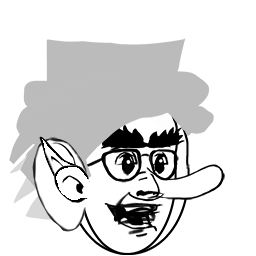
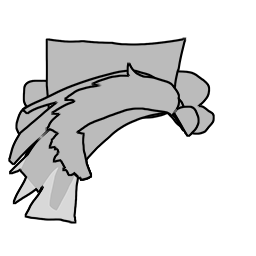
Two versions of the same layered image (256 × 256). Layer-by-layer changes:
hid "ear 1" over (53, 165, 93, 203)
hid "ear 2 elf" over (39, 136, 93, 203)
hid "ear 3 dumbo" over (32, 137, 91, 232)
painted on "hair 1" over (45, 62, 200, 181)
painted on "hair 2" over (8, 69, 188, 224)
painted on "hair 3 flat top" over (45, 37, 187, 181)
painted on "hair 4 curly" over (15, 49, 215, 185)
hid "brows 1" over (106, 135, 173, 149)
hid "brows 2 fuzzy" over (97, 121, 185, 151)
hid "brows 3 unibrow" over (100, 128, 174, 152)
hid "eyes 1" over (117, 152, 166, 176)
hid "eyes 2" over (116, 154, 166, 174)
hid "eyes 3" over (114, 151, 168, 174)
hid "eyes 4" over (115, 150, 169, 174)
hid "glasses 1" over (84, 148, 179, 183)
hid "nose 1" over (128, 173, 161, 199)
hid "nose 2 big" over (139, 160, 225, 200)
hid "nose 1 snout" over (127, 171, 167, 202)
hid "mouth 1 happy" over (104, 199, 164, 238)
hid "mouth 2 neutral" over (122, 209, 161, 225)
hid "mouth 3 sad" over (113, 206, 156, 225)
hid "mouth 4 angry" over (114, 190, 163, 235)
hid "base 1" over (71, 93, 178, 255)
hid "base 2" over (57, 93, 190, 255)
…and 1 more changes (1 visibility)
